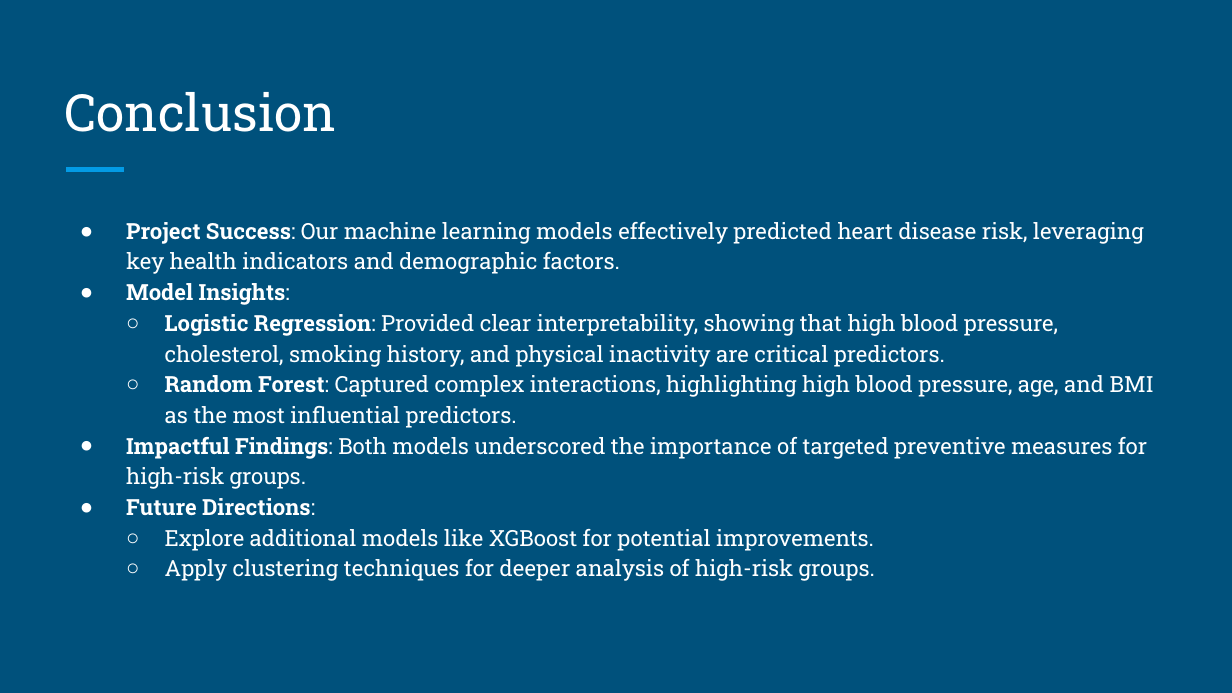
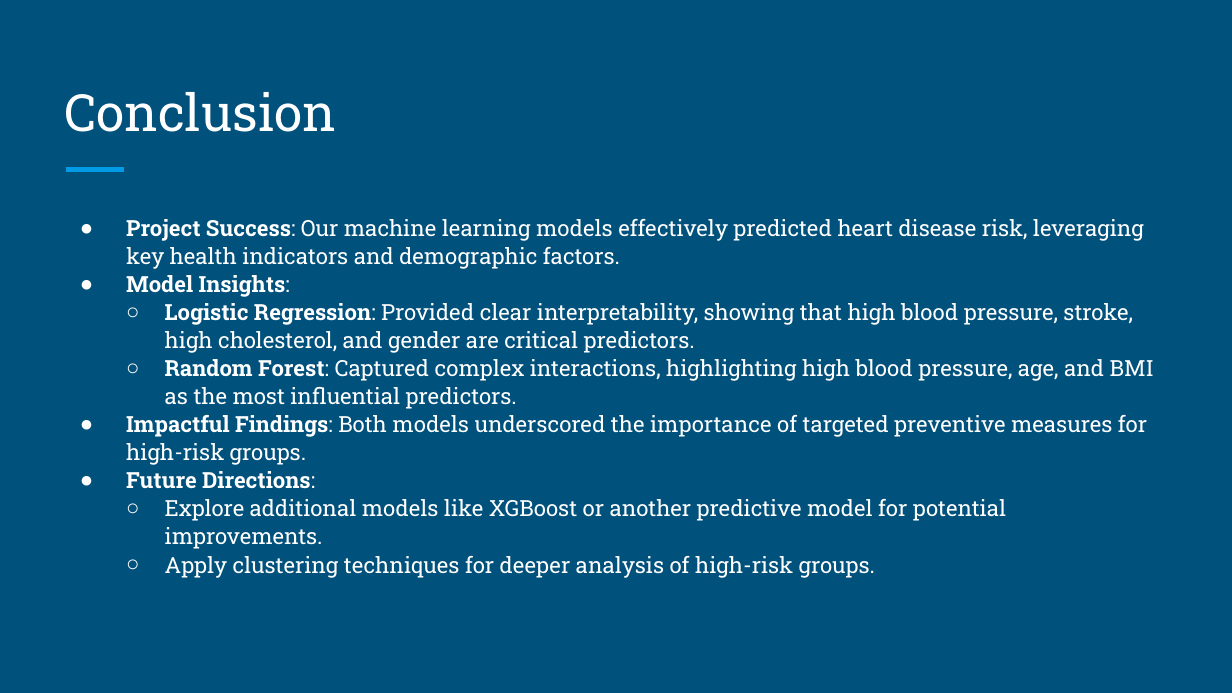
Before and after one commit to rich-willet/Project-4-Group-3, a slide deck: slide 21 of Power_point.pptx (slide 20 before the commit). Drawn at 1232x693 pixels with LibreOffice and Linux fonts; fonts in the diff are those of the drawing. Boxes give left, top, right and bottom in pixels: in the first picture for what was removed or moved away, otherwise in the second. Text is boxed around its words. In the diff, an @@ line names an element or a change of style, - is before the commit and + after.

```diff
--- a/Power_point.pptx
+++ b/Power_point.pptx
@@ text at (x1=126, y1=219, x2=1154, y2=578): line spacing 1.15 to 1.05 @@
@@ text at (x1=165, y1=303, x2=1132, y2=353): text changed @@
-  ○ Logistic Regression: Provided clear interpretability, showing that high blood pressure, cholesterol, smoking history, and physical inactivity are critical predictors.
+  ○ Logistic Regression: Provided clear interpretability, showing that high blood pressure, stroke, high cholesterol, and gender are critical predictors.
@@ text at (x1=165, y1=499, x2=1006, y2=549): text changed @@
-  ○ Explore additional models like XGBoost for potential improvements.
+  ○ Explore additional models like XGBoost or another predictive model for potential improvements.
```
Also in this commit, not shown: 2 other slides changed, 1 slide added, 4 other files.
